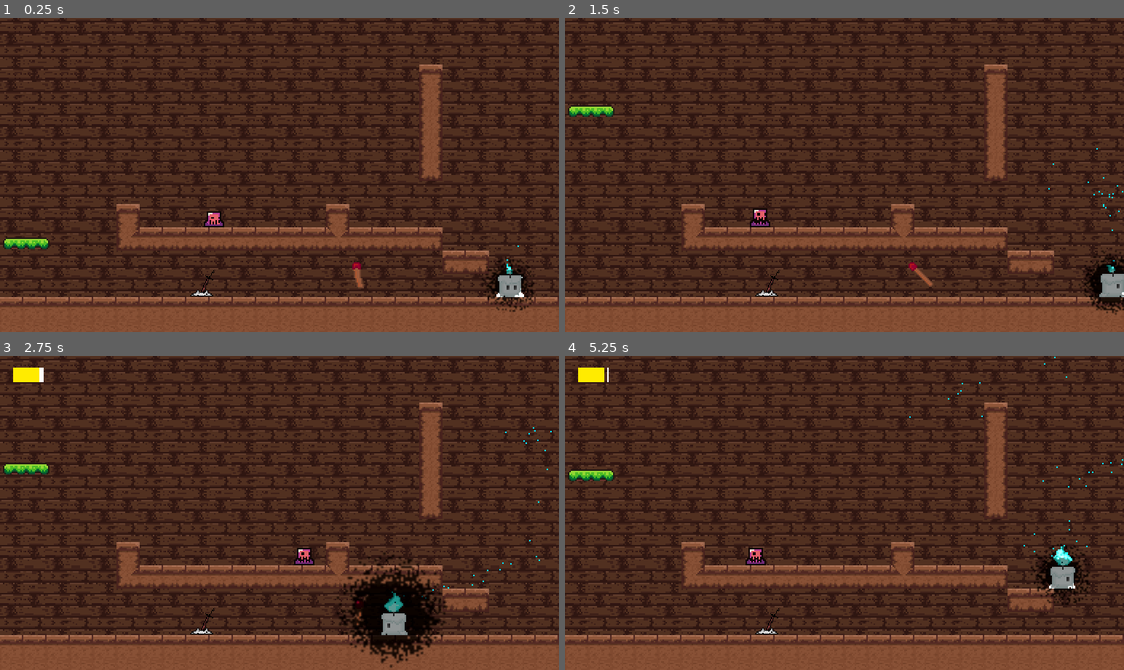
Above: before the commit, frames 1-4 (two rows, left to right).
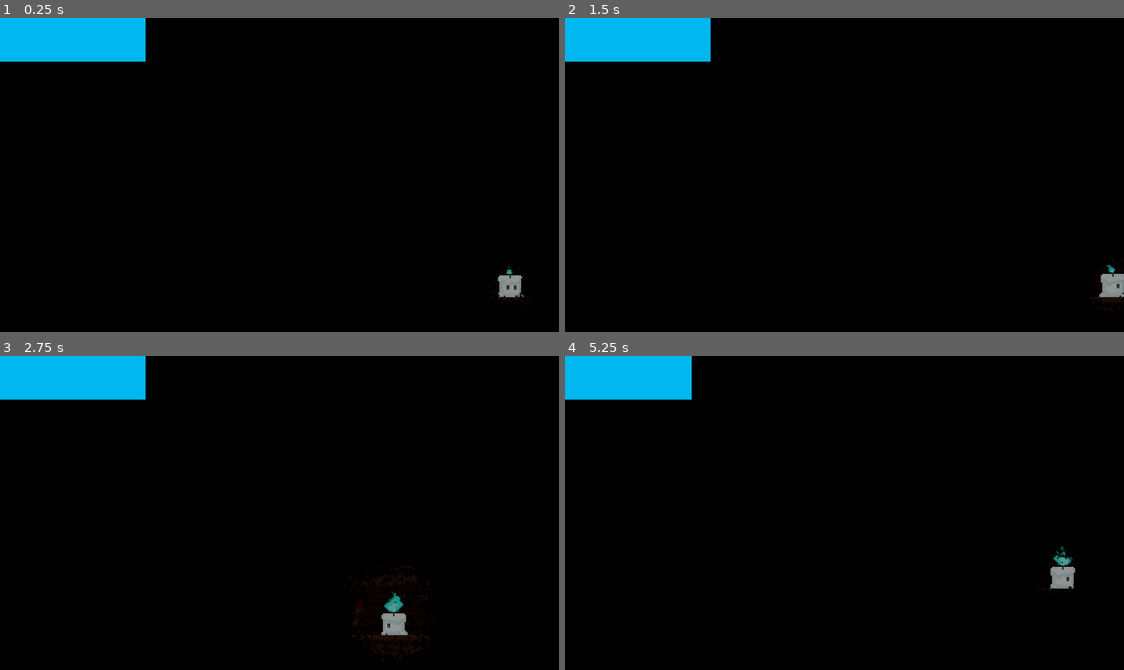
Above: after the commit, the same moments.

Repository: UlricBon/Unseen-Forces
Game: Godot game, scene res://Scene/game.tscn
The game is run twice, just before and just after one commit, with the same random seed, the same clock (stepped at 60 frames per second) and the same inputs.
Inputs:
- Up to frame 1 (0.25 s): no input
- Up to frame 2 (1.5 s): hold Space (Interact) 0.53-1.28 s; hold D (Right) from 0.53 s (still down); tap W (Jump) at 0.77 s; tap Space (Interact) at 1.35 s
- Up to frame 3 (2.75 s): tap W (Jump) at 1.52 s; release D (Right) at 2.03 s; hold A (Left) from 2.03 s (still down); hold Space (Interact) from 2.03 s (still down)
- Up to frame 4 (5.25 s): release A (Left) at 2.78 s; release Space (Interact) at 2.78 s; hold D (Right) 2.78-4.28 s; tap Space (Interact) at 2.85, 4.35 s; tap W (Jump) at 3.02, 3.77, 4.52 s; hold Space (Interact) 3.53-4.28 s; hold A (Left) 4.28-5.03 s; hold D (Right) from 5.03 s (still down); hold Space (Interact) from 5.03 s (still down)

The runs differ from the first frame. In frame 1, 99% of the frame differs, in the area x 0-100%, y 0-100%; in frame 2, 99%; in frame 3, 97%; in frame 4, 99%.

Commit message:
burniung

Diff:
--- a/Scene/game.tscn
+++ b/Scene/game.tscn
@@ -10,8 +10,8 @@
 [ext_resource type="PackedScene" uid="uid://l54md4heenk7" path="res://Scene/match.tscn" id="5_c75pg"]
 [ext_resource type="PackedScene" uid="uid://dig3meigja8lo" path="res://Scene/enemy.tscn" id="7_4sao0"]
 [ext_resource type="PackedScene" uid="uid://rw8v4876e178" path="res://Scene/spike.tscn" id="9_sw435"]
-[ext_resource type="PackedScene" uid="uid://crpm3k5qyyogc" path="res://Scene/interact_radius/interact_radius.tscn" id="10_ry6ch"]
 [ext_resource type="Script" path="res://Scripts/FuelBar.gd" id="10_v55l1"]
+[ext_resource type="Texture2D" uid="uid://dtr433juu3hqd" path="res://assets/sprites/pbar.png" id="12_cvd55"]
 
 [sub_resource type="TileSetAtlasSource" id="TileSetAtlasSource_qvn2o"]
 resource_name = "platform_autotile"
@@ -1431,82 +1431,66 @@
 [sub_resource type="TileSetAtlasSource" id="TileSetAtlasSource_jid3h"]
 texture = ExtResource("4_jv8ra")
 0:0/0 = 0
-0:0/0/terrain = 0
 0:0/0/physics_layer_0/linear_velocity = Vector2(0, 0)
 0:0/0/physics_layer_0/angular_velocity = 0.0
 0:0/0/physics_layer_0/polygon_0/points = PackedVector2Array(-8, -8, 8, -8, 8, 8, -8, 8)
 1:0/0 = 0
-1:0/0/terrain = 0
 1:0/0/physics_layer_0/linear_velocity = Vector2(0, 0)
 1:0/0/physics_layer_0/angular_velocity = 0.0
 1:0/0/physics_layer_0/polygon_0/points = PackedVector2Array(-8, -8, 8, -8, 8, 8, -8, 8)
 2:0/0 = 0
-2:0/0/terrain = 0
 2:0/0/physics_layer_0/linear_velocity = Vector2(0, 0)
 2:0/0/physics_layer_0/angular_velocity = 0.0
 2:0/0/physics_layer_0/polygon_0/points = PackedVector2Array(-8, -8, 8, -8, 8, 8, -8, 8)
 3:0/0 = 0
-3:0/0/terrain = 0
 3:0/0/physics_layer_0/linear_velocity = Vector2(0, 0)
 3:0/0/physics_layer_0/angular_velocity = 0.0
 3:0/0/physics_layer_0/polygon_0/points = PackedVector2Array(-8, -8, 8, -8, 8, 8, -8, 8)
 0:1/0 = 0
-0:1/0/terrain = 0
 0:1/0/physics_layer_0/linear_velocity = Vector2(0, 0)
 0:1/0/physics_layer_0/angular_velocity = 0.0
 0:1/0/physics_layer_0/polygon_0/points = PackedVector2Array(-8, -8, 8, -8, 8, 8, -8, 8)
 1:1/0 = 0
-1:1/0/terrain = 0
 1:1/0/physics_layer_0/linear_velocity = Vector2(0, 0)
 1:1/0/physics_layer_0/angular_velocity = 0.0
 1:1/0/physics_layer_0/polygon_0/points = PackedVector2Array(-8, -8, 8, -8, 8, 8, -8, 8)
 2:1/0 = 0
-2:1/0/terrain = 0
 2:1/0/physics_layer_0/linear_velocity = Vector2(0, 0)
 2:1/0/physics_layer_0/angular_velocity = 0.0
 2:1/0/physics_layer_0/polygon_0/points = PackedVector2Array(-8, -8, 8, -8, 8, 8, -8, 8)
 3:1/0 = 0
-3:1/0/terrain = 0
 3:1/0/physics_layer_0/linear_velocity = Vector2(0, 0)
 3:1/0/physics_layer_0/angular_velocity = 0.0
 3:1/0/physics_layer_0/polygon_0/points = PackedVector2Array(-8, -8, 8, -8, 8, 8, -8, 8)
 0:2/0 = 0
-0:2/0/terrain = 0
 0:2/0/physics_layer_0/linear_velocity = Vector2(0, 0)
 0:2/0/physics_layer_0/angular_velocity = 0.0
 0:2/0/physics_layer_0/polygon_0/points = PackedVector2Array(-8, -8, 8, -8, 8, 8, -8, 8)
 1:2/0 = 0
-1:2/0/terrain = 0
 1:2/0/physics_layer_0/linear_velocity = Vector2(0, 0)
 1:2/0/physics_layer_0/angular_velocity = 0.0
 1:2/0/physics_layer_0/polygon_0/points = PackedVector2Array(-8, -8, 8, -8, 8, 8, -8, 8)
 2:2/0 = 0
-2:2/0/terrain = 0
 2:2/0/physics_layer_0/linear_velocity = Vector2(0, 0)
 2:2/0/physics_layer_0/angular_velocity = 0.0
 2:2/0/physics_layer_0/polygon_0/points = PackedVector2Array(-8, -8, 8, -8, 8, 8, -8, 8)
 3:2/0 = 0
-3:2/0/terrain = 0
 3:2/0/physics_layer_0/linear_velocity = Vector2(0, 0)
 3:2/0/physics_layer_0/angular_velocity = 0.0
 3:2/0/physics_layer_0/polygon_0/points = PackedVector2Array(-8, -8, 8, -8, 8, 8, -8, 8)
 0:3/0 = 0
-0:3/0/terrain = 0
 0:3/0/physics_layer_0/linear_velocity = Vector2(0, 0)
 0:3/0/physics_layer_0/angular_velocity = 0.0
 0:3/0/physics_layer_0/polygon_0/points = PackedVector2Array(-8, -8, 8, -8, 8, 8, -8, 8)
 1:3/0 = 0
-1:3/0/terrain = 0
 1:3/0/physics_layer_0/linear_velocity = Vector2(0, 0)
 1:3/0/physics_layer_0/angular_velocity = 0.0
 1:3/0/physics_layer_0/polygon_0/points = PackedVector2Array(-8, -8, 8, -8, 8, 8, -8, 8)
 2:3/0 = 0
-2:3/0/terrain = 0
 2:3/0/physics_layer_0/linear_velocity = Vector2(0, 0)
 2:3/0/physics_layer_0/angular_velocity = 0.0
 2:3/0/physics_layer_0/polygon_0/points = PackedVector2Array(-8, -8, 8, -8, 8, 8, -8, 8)
 3:3/0 = 0
-3:3/0/terrain = 0
 3:3/0/physics_layer_0/linear_velocity = Vector2(0, 0)
 3:3/0/physics_layer_0/angular_velocity = 0.0
 3:3/0/physics_layer_0/polygon_0/points = PackedVector2Array(-8, -8, 8, -8, 8, 8, -8, 8)
@@ -1588,7 +1572,6 @@
 autoplay = "Platgorm Move"
 
 [node name="CanvasModulate" type="CanvasModulate" parent="."]
-visible = false
 color = Color(0, 0, 0, 1)
 
 [node name="TorchScene" parent="." instance=ExtResource("4_aacbl")]
@@ -1606,6 +1589,9 @@
 [node name="FuelBar" type="CanvasLayer" parent="."]
 script = ExtResource("10_v55l1")
 
-[node name="interact_radius" parent="FuelBar" instance=ExtResource("10_ry6ch")]
-z_index = 5
-position = Vector2(26, 12)
+[node name="TextureProgressBar" type="TextureProgressBar" parent="FuelBar"]
+offset_right = 40.0
+offset_bottom = 40.0
+max_value = 500.0
+value = 500.0
+texture_progress = ExtResource("12_cvd55")
--- a/Scene/player.tscn
+++ b/Scene/player.tscn
@@ -1,9 +1,10 @@
-[gd_scene load_steps=45 format=3 uid="uid://cnrcsph655rdh"]
+[gd_scene load_steps=46 format=3 uid="uid://cnrcsph655rdh"]
 
 [ext_resource type="Script" path="res://Scripts/player.gd" id="1_gw1od"]
 [ext_resource type="Texture2D" uid="uid://1lpg5e5fuq11" path="res://assets/sprites/tallow_ss.png" id="2_g1o0y"]
 [ext_resource type="PackedScene" uid="uid://cgbq2lkg4x8s7" path="res://Scene/light/Light.tscn" id="3_y8ec2"]
 [ext_resource type="Texture2D" uid="uid://cc82xvbdmgnco" path="res://assets/sprites/tallow_dead.png" id="4_m8m8g"]
+[ext_resource type="PackedScene" uid="uid://crpm3k5qyyogc" path="res://Scene/interact_radius/interact_radius.tscn" id="5_3o6eg"]
 
 [sub_resource type="AtlasTexture" id="AtlasTexture_a64uq"]
 atlas = ExtResource("2_g1o0y")
@@ -370,3 +371,5 @@
 angular_velocity_min = 10.0
 angular_velocity_max = 10.0
 angular_velocity_curve = SubResource("Curve_8mqkm")
+
+[node name="interact_radius" parent="." instance=ExtResource("5_3o6eg")]
--- a/Scripts/FuelBar.gd
+++ b/Scripts/FuelBar.gd
@@ -1,18 +1,24 @@
 extends CanvasLayer
 
 @onready var interact_radius = $interact_radius
-
+@onready var pbar = $TextureProgressBar
+var score
+var burning = false
 # Called when the node enters the scene tree for the first time.
 func _ready():
+	#score = get_parent().get_node("GameManager").score
 	pass # Replace with function body.
 
 
 # Called every frame. 'delta' is the elapsed time since the previous frame.
 func _process(delta):
+	if burning:
+		pbar.value -= 1
 	pass
 
 func _input(event):
-	if event.is_action_pressed("Interact") and event.is_pressed():
-		interact_radius.start_time()
+	score = get_parent().get_node("GameManager").score
+	if event.is_action_pressed("Interact") and event.is_pressed() and score:
+		burning = true
 	elif event.is_action_released("Interact"):
-		interact_radius.stop_time()
+		burning = false
Binary file added: assets/sprites/pbar.png
Not shown, added: assets/sprites/pbar.png.import
